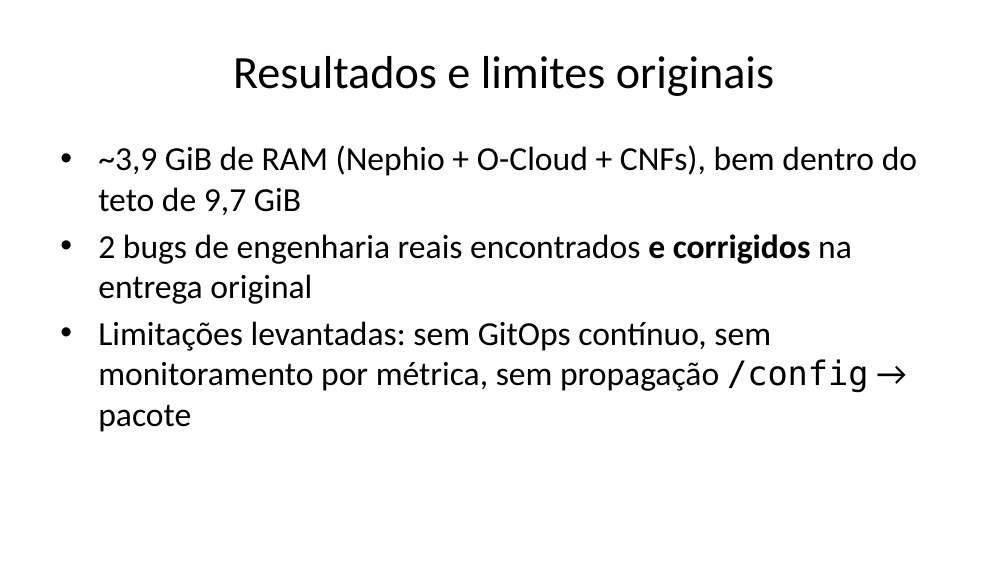
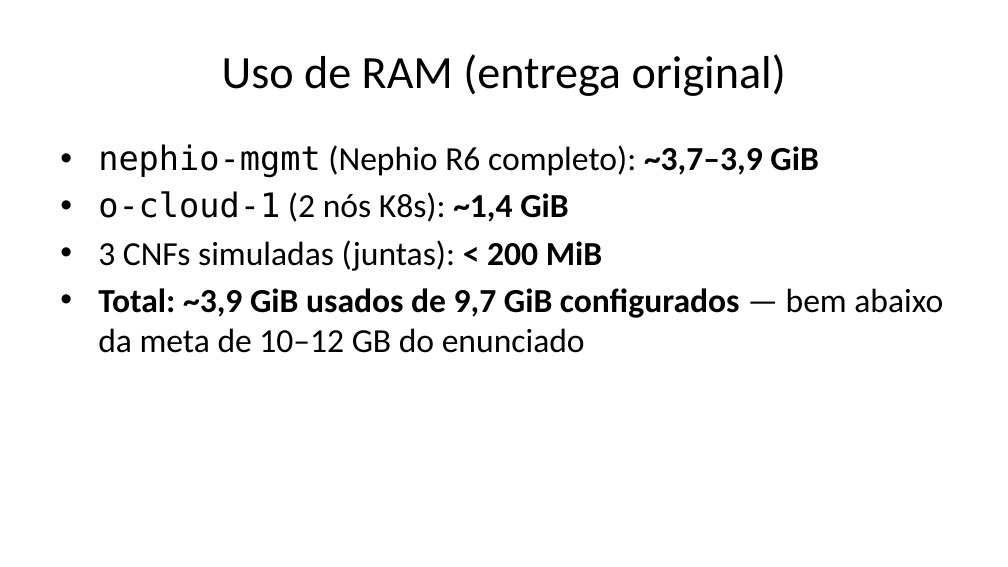
Before and after one commit to DiegoAbreuSWB/OpenRANCESARSMO, a slide deck: slide 19 of presentation/Parte2-Apresentacao-SMO-Nephio.pptx (slide 9 before the commit). Drawn at 1008x567 pixels with LibreOffice and Linux fonts; fonts in the diff are those of the drawing. Boxes give left, top, right and bottom in pixels: in the first picture for what was removed or moved away, otherwise in the second. Text is boxed around its words. In the diff, an @@ line names an element or a change of style, - is before the commit and + after.

```diff
--- a/presentation/Parte2-Apresentacao-SMO-Nephio.pptx
+++ b/presentation/Parte2-Apresentacao-SMO-Nephio.pptx
@@ title at [222,54,786,96]: text changed @@
-Resultados e limites originais
+Uso de RAM (entrega original)
@@ text at [98,144,943,353]: text changed @@
-• ~3,9 GiB de RAM (Nephio + O-Cloud + CNFs), bem dentro do teto de 9,7 GiB
-• 2 bugs de engenharia reais encontrados e corrigidos na entrega original
-• Limitações levantadas: sem GitOps contínuo, sem monitoramento por métrica, sem propagação /config → pacote
+• nephio-mgmt (Nephio R6 completo): ~3,7–3,9 GiB
+• o-cloud-1 (2 nós K8s): ~1,4 GiB
+• 3 CNFs simuladas (juntas): < 200 MiB
+• Total: ~3,9 GiB usados de 9,7 GiB configurados — bem abaixo da meta de 10–12 GB do enunciado
```
Also in this commit, not shown: 13 other slides changed, 15 slides added, 1 slide removed, 2 other files.
